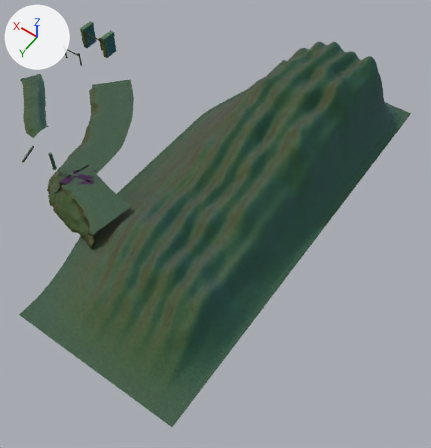
Two versions of the glTF model art/models/env/env-unloading-shore-s1.glb, one commit apart.
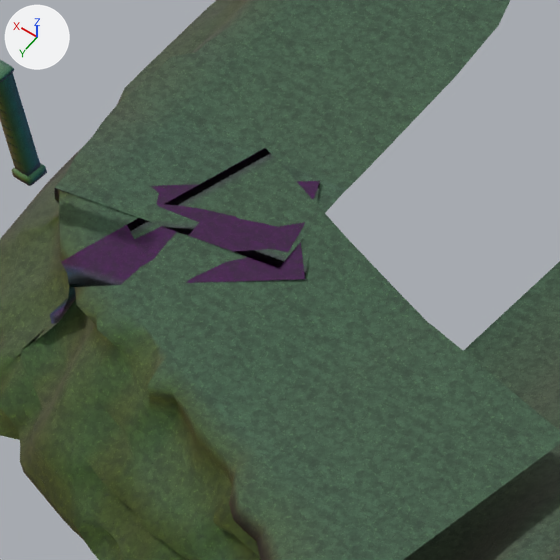
The first picture shows the older version from a 50 mm lens placed at (-52.8, 32.8, 48.0), pointed at (-29.8, 0.6, -2.7). The close-ups show the older and then the newer version on the part from 12% to 30% of the width and 32% to 50% of the height of that picture. Only the edits that show in the close-ups are written down. Every picture has the same lights, and +X, +Y and +Z are marked at upper left. Objects named as collision shapes, trigger or cutter boxes, shadow casters or lower levels of detail are left out. Where no turn or scale is listed for an object, it has been applied to the vertices. Vertices at exactly the same position are counted once.

Before the edit, the objects in view are built like this:
```python
me_env_unloading_shore_s1_lod0 = bpy.data.meshes.new('env-unloading-shore-s1_lod0')
me_env_unloading_shore_s1_lod0.from_pydata(...)  # 19546 vertices, 37924 faces; spans x -21.2..21.2, y -23.5..23.5, z -5.2..5.2
# faces by material slot: [25636, 1064, 11224]
me_env_unloading_shore_s1_lod0.materials.append(mat_mat_env_rock_shore)
me_env_unloading_shore_s1_lod0.materials.append(mat_mat_env_wood_ch1)
me_env_unloading_shore_s1_lod0.materials.append(mat_mat_env_stone_masonry)
ob_env_unloading_shore_s1_lod0 = bpy.data.objects.new('env-unloading-shore-s1_lod0', me_env_unloading_shore_s1_lod0)
ob_env_unloading_shore_s1_lod0.location = (-18.78, -2.5, 4.24)
```
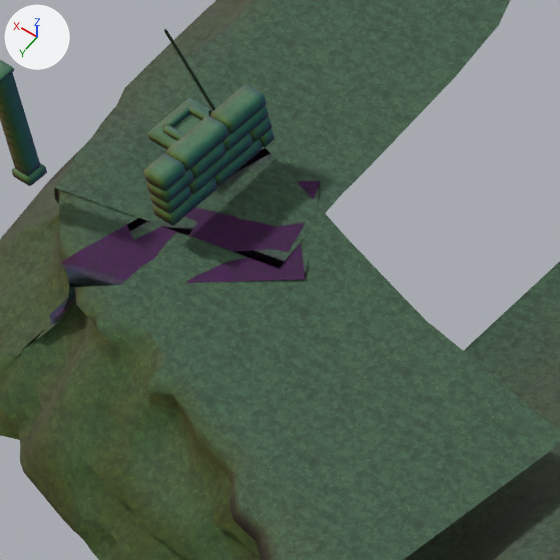
Where the change shows, as pixel boxes [x1, y1, x2, y2] in the close-ups (560 x 560 px):
```json
{"part": 1, "of": "me_env_unloading_shore_s1_lod0", "change": "added", "after": [250, 117, 272, 142]}
{"part": 2, "of": "me_env_unloading_shore_s1_lod0", "change": "built on", "before": [0, 70, 76, 321], "after": [0, 29, 274, 314]}
```

The change, as JSON lines over the scene's bpy script:
```json
{"block": "me_env_unloading_shore_s1_lod0", "where": "# used by ob_env_unloading_shore_s1_lod0; location = (-18.78, -2.5, 4.24)"}
{"op": "remove", "block": "me_env_unloading_shore_s1_lod0", "code": "me_env_unloading_shore_s1_lod0.from_pydata(...)  # 19546 vertices, 37924 faces; spans x -21.2..21.2, y -23.5..23.5, z -5.2..5.2"}
{"op": "add", "block": "me_env_unloading_shore_s1_lod0", "code": "me_env_unloading_shore_s1_lod0.from_pydata(...)  # 20856 vertices, 40468 faces; spans x -21.2..21.2, y -23.5..23.5, z -5.2..5.2"}
{"block": "me_env_unloading_shore_s1_lod0", "change": "me_env_unloading_shore_s1_lod0 part 1: the loose piece of 44 vertices spanning x 4.4..4.8, y 9.9..10.3, z -1.9..-1.7 is copied, and the copy is turned -89.7 degrees about the z axis through its middle and scaled by 1.11, then moved by (-2.2, -2.5, 0.2); it spans x 2.2..2.6, y 7.4..7.8, z -1.7..-1.4"}
{"block": "me_env_unloading_shore_s1_lod0", "change": "me_env_unloading_shore_s1_lod0 part 2: 4 vertices moved within x 4.4..4.5, y 10.0..10.2, z 0.3; 3 vertices removed from x 3.2..4.4, y 10.0..10.8, z -3.1..0.3; 1251 vertices added at x 2.1..4.5, y 7.4..10.8, z -3.1..0.3"}
{"block": "me_env_unloading_shore_s1_lod0", "change": "other edits to the shape of me_env_unloading_shore_s1_lod0 do not show in these pictures"}
```
